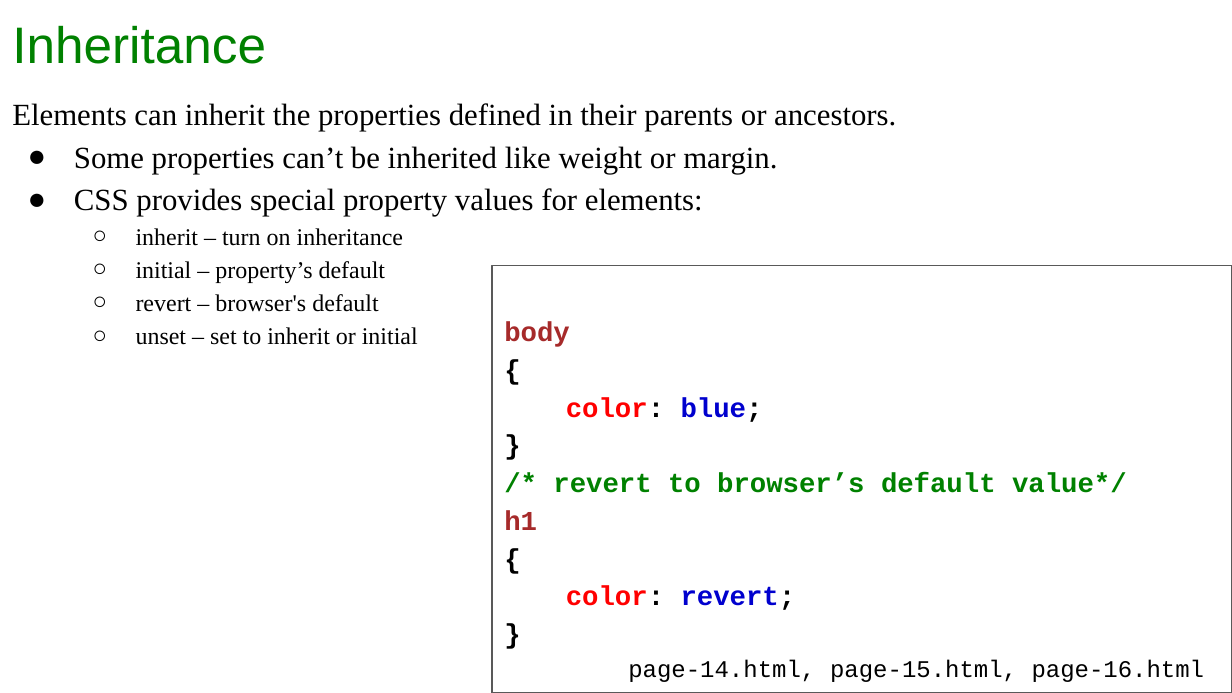
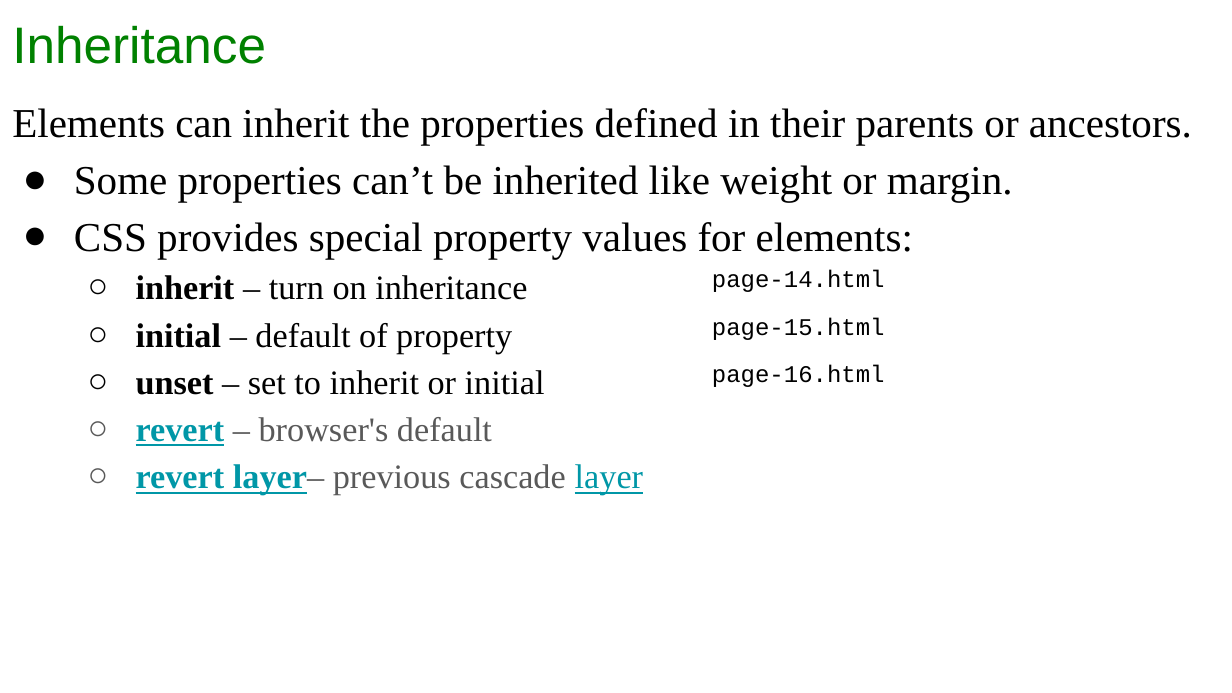
Before and after one commit to manglayev/nu-courses-material, a slide deck: slide 22 of CSCI-111/week-3/week-3-lecture.pptx (slide 18 before the commit). Drawn at 1232x693 pixels with LibreOffice and Linux fonts; fonts in the diff are those of the drawing. Boxes give left, top, right and bottom in pixels: in the first picture for what was removed or moved away, otherwise in the second. Text is boxed around its words. In the diff, an @@ line names an element or a change of style, - is before the commit and + after.

```diff
--- a/CSCI-111/week-3/week-3-lecture.pptx
+++ b/CSCI-111/week-3/week-3-lecture.pptx
@@ text at (x1=12, y1=108, x2=1192, y2=446): size 18 to 24 pt in "Elements can inherit the properties defined in ...", "Some properties can’t be inherited like weight ...", "CSS provides special property values for elements:"; size 14 to 20 pt in "inherit – turn on inheritance", "revert – browser's default"; bold on in "inherit", "revert"; text colour #000000 to #0097A7, underline on in "revert"; text colour #000000 to #595959 in "– browser's default"; indent changed; bullet colour #000000 to #595959 @@
@@ rectangle removed at (x1=492, y1=266, x2=1232, y2=693) @@
-body
-{
-color: blue;
-}
-/* revert to browser’s default value*/
-h1
-{
-color: revert;
-}
@@ text added at (x1=712, y1=270, x2=885, y2=292), 14 pt, text #000000 @@
+page-14.html
@@ text at (x1=136, y1=323, x2=545, y2=395): text changed; size 14 to 20 pt @@
-  ○ initial – property’s default
+  ○ initial – default of property
+  ○ unset – set to inherit or initial
@@ text added at (x1=712, y1=317, x2=885, y2=340), 14 pt, text #000000 @@
+page-15.html
@@ text added at (x1=712, y1=365, x2=885, y2=387), 14 pt, text #000000 @@
+page-16.html
@@ text at (x1=136, y1=464, x2=643, y2=495): text changed; size 14 to 20 pt; text colour #000000 to #0097A7 @@
-  ○ unset – set to inherit or initial
+  ○ revert layer– previous cascade layer
@@ text removed at (x1=628, y1=660, x2=1205, y2=682) @@
-page-14.html, page-15.html, page-16.html
```
Also in this commit, not shown: 3 other slides changed, 4 slides added, 19 other files.
